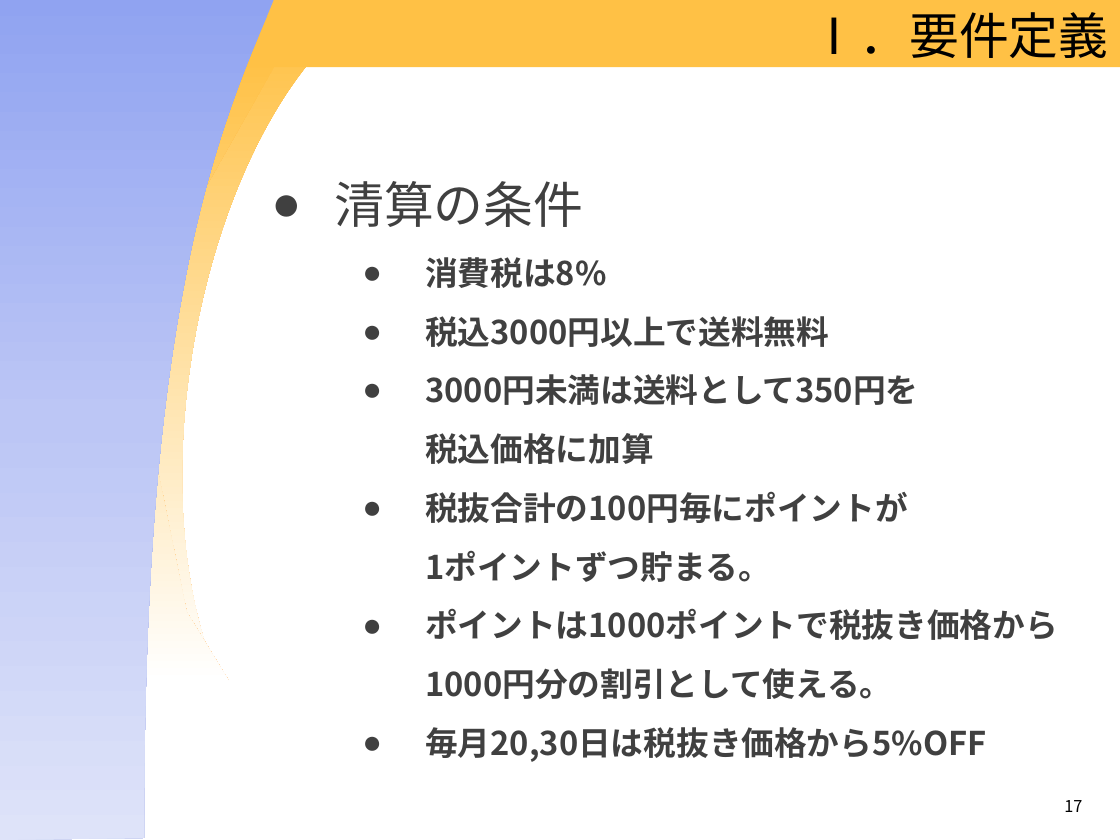
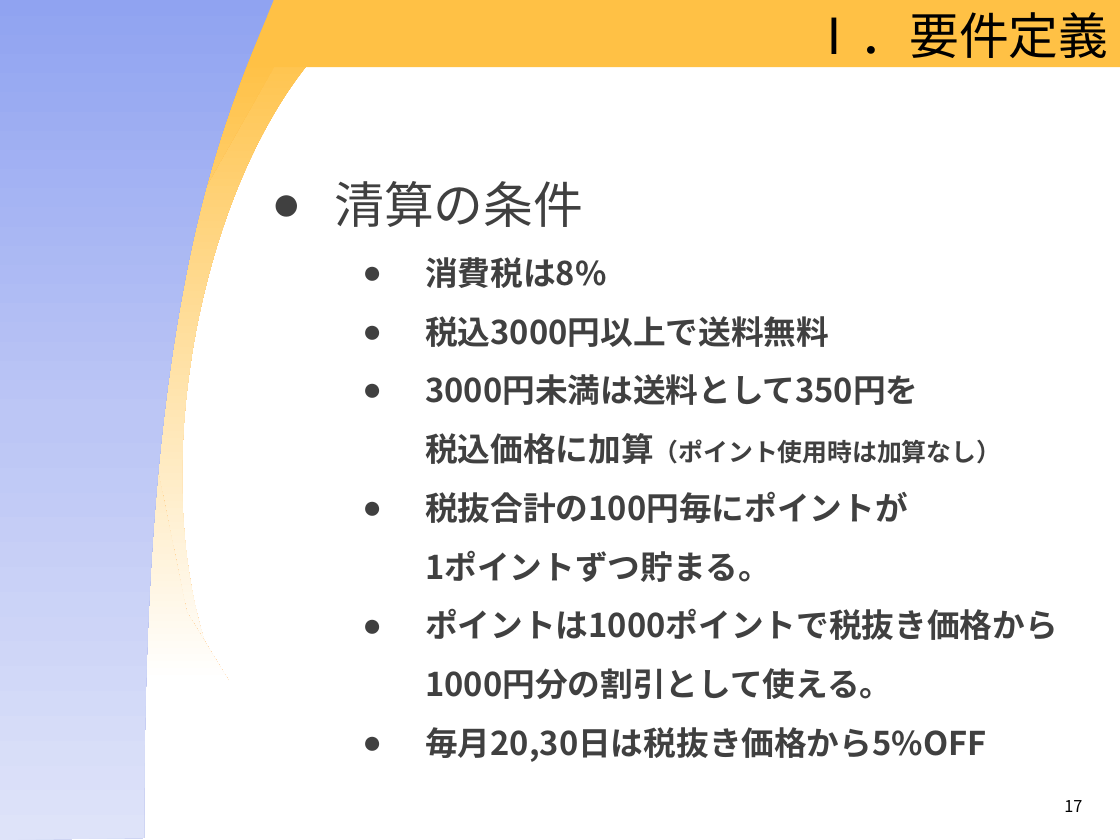
Before and after one commit to OIS-Takenaka/Internship2016, a slide deck: slide 26 of docs/[アプリ]インターンテキスト2016(冬)_第1版.pptx. Drawn at 1120x840 pixels with LibreOffice and Linux fonts; fonts in the diff are those of the drawing; background and template pictures are left out. Boxes give left, top, right and bottom in pixels: in the first picture for what was removed or moved away, otherwise in the second. Text is boxed around its words. In the diff, an @@ line names an element or a change of style, - is before the commit and + after.

```diff
--- a/docs/[アプリ]インターンテキスト2016(冬)_第1版.pptx
+++ b/docs/[アプリ]インターンテキスト2016(冬)_第1版.pptx
@@ text at <box>425,374,1001,464</box>: text changed @@
-  ● 3000円未満は送料として350円を
-    税込価格に加算
+  ● 3000円未満は送料として350円を
+    税込価格に加算（ポイント使用時は加算なし）
```
Also in this commit, not shown: 1 other slide changed, 11 other files.
